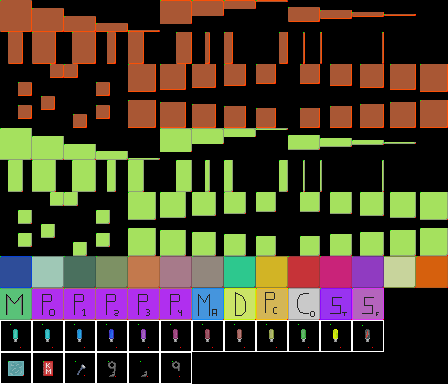
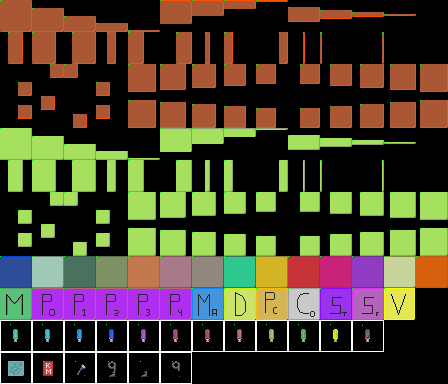
The second (448, 384) image is a revision of the first. Changes to its layers:
painted on "Collisioni" over [384, 288, 415, 320]
painted on "Sfondo" over [384, 288, 415, 320]
